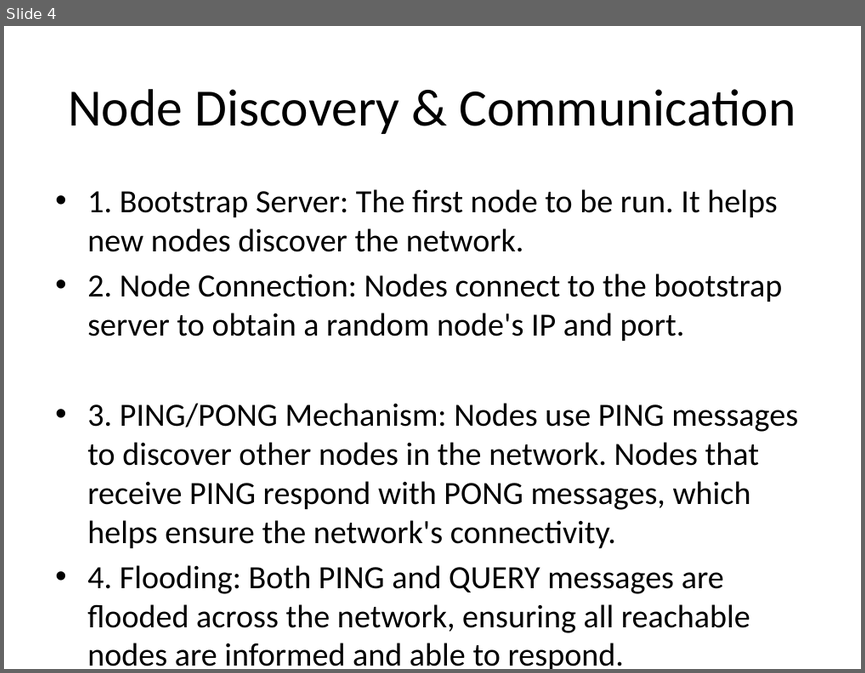
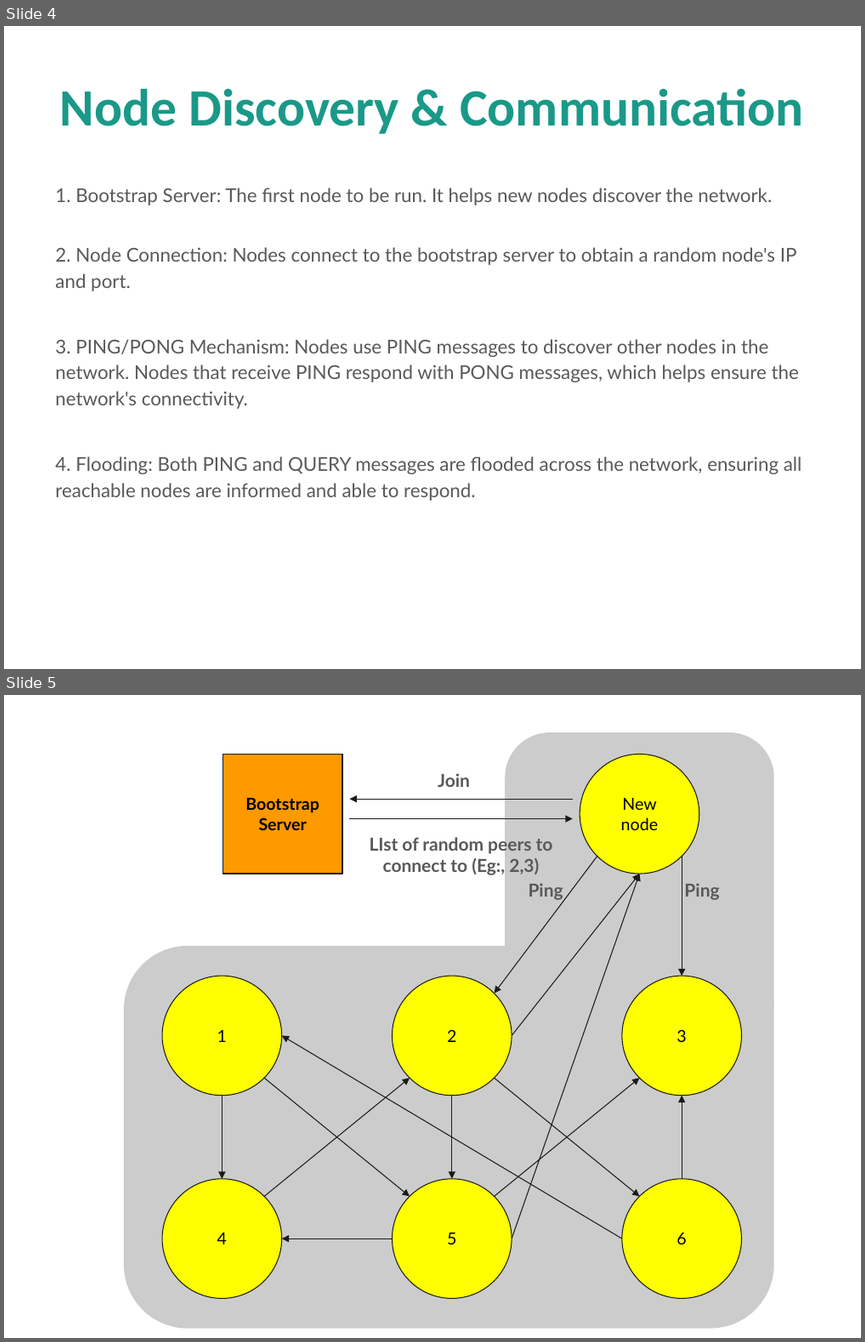
Before and after one commit to laksh-nanwani/Distributed-Systems-2024-IIITH-Project-Gnutella, a slide deck: PPT.pptx. Shown one above the other, each under a label of ours: slide 4 before the commit, slides 4 and 5 after it. The pictures are 865x673 and 865x1342 pixels, drawn with LibreOffice and Linux fonts; fonts in the diff are those of the drawing. Boxes give left, top, right and bottom in pixels: in the first picture for what was removed or moved away, otherwise in the second. Text is boxed around its words. In the diff, an @@ line names an element or a change of style, - is before the commit and + after.

```diff
--- a/PPT.pptx
+++ b/PPT.pptx
@@ slide 5 added at (x1=4, y1=695, x2=861, y2=1338), background #FFFFFF @@
@@ rounded rectangle added at (x1=506, y1=732, x2=774, y2=1047), fill #CCCCCC @@
@@ rectangle added at (x1=222, y1=755, x2=342, y2=874), fill #FF9900, outline #1A1A1A 0.75 pt, 14 pt, text #000000, bold @@
+Bootstrap Server
@@ ellipse added at (x1=579, y1=755, x2=699, y2=874), fill #FFFF00, outline #1A1A1A 0.75 pt, 14 pt, text #000000 @@
+New node
@@ text added at (x1=438, y1=773, x2=470, y2=787), 15 pt, text #595959, bold @@
+Join
@@ arrow added from (572, 799) to (349, 799), #1A1A1A 0.75 pt @@
@@ arrow added from (349, 818) to (572, 818), #1A1A1A 0.75 pt @@
@@ text added at (x1=370, y1=835, x2=553, y2=875), 15 pt, text #595959, bold @@
+LIst of random peers to connect to (Eg:, 2,3)
@@ arrow added from (597, 857) to (494, 993), #1A1A1A 0.75 pt @@
@@ arrow added from (681, 857) to (681, 976), #1A1A1A 0.75 pt @@
@@ arrow added from (511, 1238) to (640, 873), #1A1A1A 0.75 pt @@
@@ arrow added from (511, 1035) to (640, 873), #1A1A1A 0.75 pt @@
@@ text added at (x1=528, y1=883, x2=563, y2=900), 15 pt, text #595959, bold @@
+Ping
@@ text added at (x1=684, y1=883, x2=719, y2=900), 15 pt, text #595959, bold @@
+Ping
@@ rounded rectangle added at (x1=124, y1=946, x2=774, y2=1328), fill #CCCCCC @@
@@ ellipse added at (x1=162, y1=976, x2=283, y2=1096), fill #FFFF00, outline #1A1A1A 0.75 pt, 14 pt, text #000000 @@
+1
@@ ellipse added at (x1=392, y1=976, x2=512, y2=1096), fill #FFFF00, outline #1A1A1A 0.75 pt, 14 pt, text #000000 @@
+2
@@ ellipse added at (x1=622, y1=976, x2=742, y2=1096), fill #FFFF00, outline #1A1A1A 0.75 pt, 14 pt, text #000000 @@
+3
@@ arrow added from (622, 1238) to (282, 1035), #1A1A1A 0.75 pt @@
@@ arrow added from (222, 1095) to (222, 1179), #1A1A1A 0.75 pt @@
@@ arrow added from (264, 1078) to (409, 1197), #1A1A1A 0.75 pt @@
@@ arrow added from (264, 1197) to (409, 1078), #1A1A1A 0.75 pt @@
@@ arrow added from (452, 1095) to (452, 1179), #1A1A1A 0.75 pt @@
@@ arrow added from (494, 1197) to (640, 1078), #1A1A1A 0.75 pt @@
@@ arrow added from (494, 1078) to (640, 1197), #1A1A1A 0.75 pt @@
@@ arrow added from (681, 1179) to (681, 1095), #1A1A1A 0.75 pt @@
@@ ellipse added at (x1=162, y1=1179, x2=283, y2=1299), fill #FFFF00, outline #1A1A1A 0.75 pt, 14 pt, text #000000 @@
+4
@@ ellipse added at (x1=392, y1=1179, x2=512, y2=1299), fill #FFFF00, outline #1A1A1A 0.75 pt, 14 pt, text #000000 @@
+5
@@ ellipse added at (x1=622, y1=1179, x2=742, y2=1299), fill #FFFF00, outline #1A1A1A 0.75 pt, 14 pt, text #000000 @@
+6
@@ arrow added from (392, 1238) to (282, 1238), #1A1A1A 0.75 pt @@
@@ slide 4 changed as well @@
@@ title "Node Discovery & Communication" at (x1=60, y1=88, x2=803, y2=134): text colour #000000 to #1A9988, bold on @@
@@ text "1. Bootstrap Server: The first ..." at (x1=55, y1=188, x2=802, y2=500): size 27.2 to 16 pt, font Calibri to Lato, text colour #000000 to #595959; bullet • to none; line spacing 1 to 1.15; less space between paragraphs; more space between paragraphs @@
```
Also in this commit, not shown: 5 other slides changed, 3 other slides added, 2 other files.
